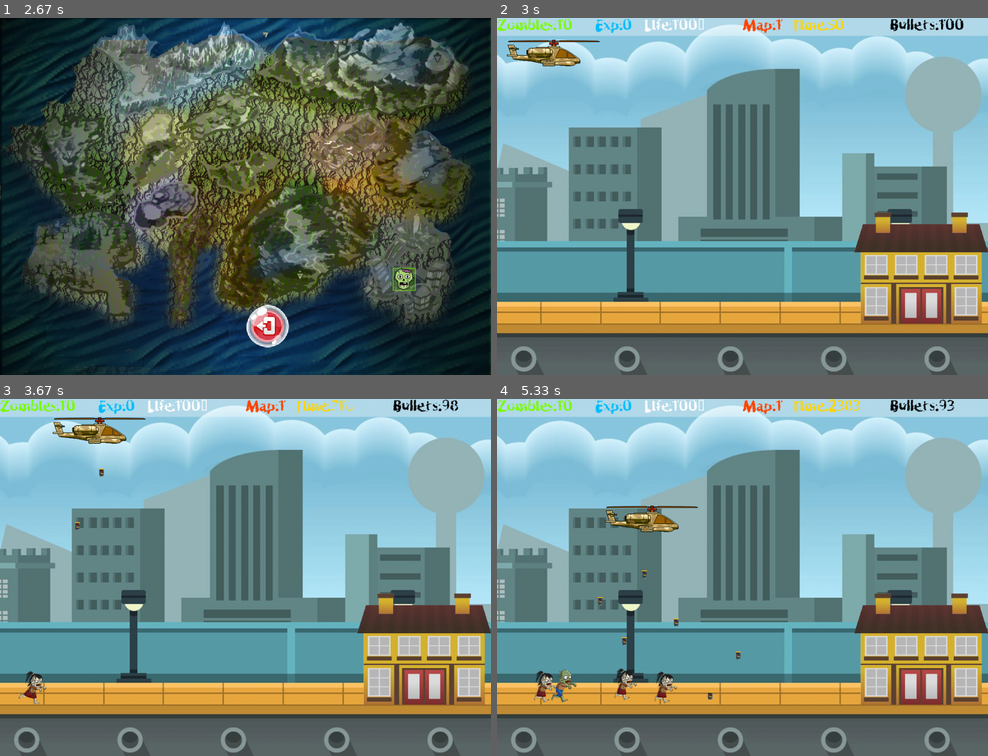
Above: before the commit, frames 1-4 (two rows, left to right).
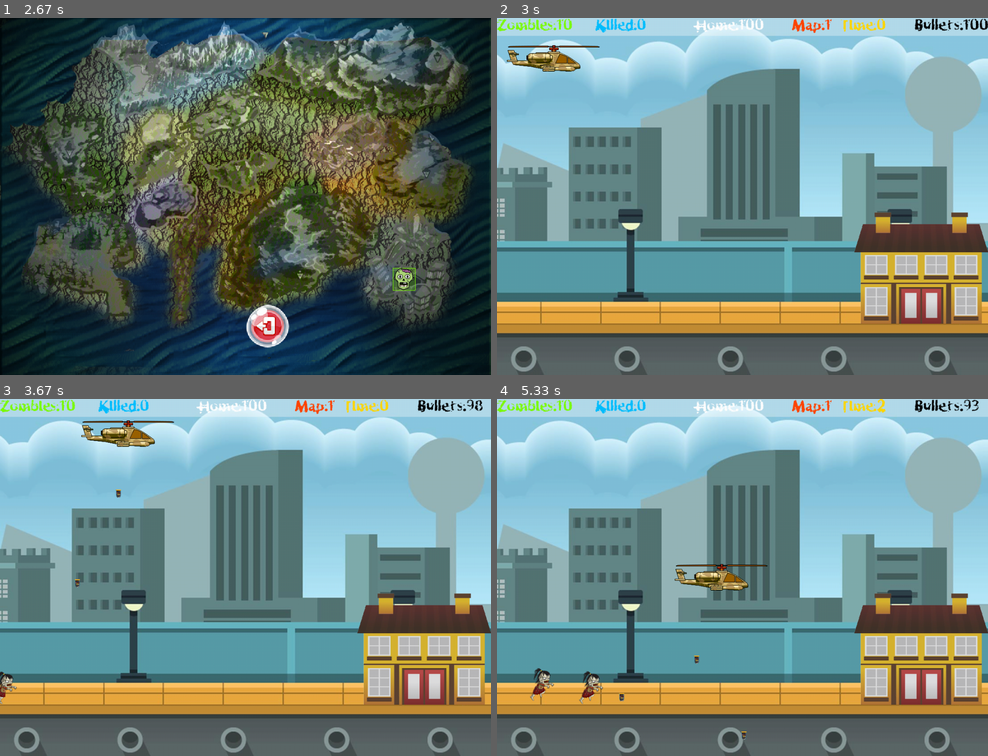
Above: after the commit, the same moments.

Repository: maharba1809/ZombiePan-pygame-src
Game: pygame game, started from main.py
The game is run twice, just before and just after one commit, with the same random seed, the same clock (stepped at 60 frames per second) and the same inputs.
Inputs (mouse positions are in pixels of both pictures, inside the frame that each line leads up to):
- Up to frame 1 (2.67 s): click (117, 325) at 0.38 s; hold Left 0.67-1.2 s; move the mouse to (63, 160) at 0.7 s; click (402, 278) at 1.63 s; hold Left 1.9-2.3 s; move the mouse to (88, 246) at 1.93 s; click (304, 64) at 2.42 s
- Up to frame 2 (3 s): hold Up from 2.67 s (still down); move the mouse to (924, 317) at 2.7 s
- Up to frame 3 (3.67 s): release Up at 3.03 s; tap Space at 3.07, 3.47 s; hold Right from 3.4 s (still down)
- Up to frame 4 (5.33 s): tap Space at 3.77, 4.13, 4.53, 4.83, 5.03 s; release Right at 4.03 s; hold Down 4.07-4.43 s; hold Left 4.47-4.93 s; hold Right from 4.97 s (still down)

Frame 1 is identical in both runs. In frame 2, 2.4% of the frame differs, in the area x 2-100%, y 0-15%; in frame 3, 2.9%; in frame 4, 4.0%, in the area x 6-99%, y 0-96%.

Commit message:
helicopter interaction

Diff:
--- a/play.py
+++ b/play.py
@@ -2,13 +2,13 @@
 import sprites as sp
 import defaults as df
 import pygame
-import re
+# import re
 import time
 import generic as gen
 import var
 import device
 import final
-import random
+# import random
 import pause
 import imp
 import datetime
@@ -24,17 +24,24 @@
         device.audio.play_music()
         self.zombie_txt_pos = (0,0)
         self.exp_txt_pos = (df.display_width*0.2, 0)
-        self.life_txt_pos = (df.display_width*0.3, 0)
-        self.map_txt_pos = (df.display_width*0.5, 0)
-        self.time_txt_pos = (df.display_width*0.6, 0)
-        self.bullet_txt_pos = (df.display_width*0.8, 0)
-        self.display_text_pos = (df.display_width * 0.5 - 100, df.display_height * 0.5 + 50)
+        self.life_txt_pos = (df.display_width*0.4, 0)
+        self.map_txt_pos = (df.display_width*0.6, 0)
+        self.time_txt_pos = (df.display_width*0.7, 0)
+        self.bullet_txt_pos = (df.display_width*0.85, 0)
+        self.display_text_pos_home = (df.display_width * 0.2, df.display_height * 0.5 + 50)
+        self.display_text_pos = (df.display_width * 0.1 , df.display_height * 0.4 + 50)
+        self.display_text_pos_hel = (df.display_width * 0.2, df.display_height * 0.7 + 50)
 
         self.font1 = txg.TextGame()
         self.font1.font_size = 30
         self.font1.color = df.violet
         self.font1.set_font()
 
+        self.font2 = txg.TextGame()
+        self.font2.font_size = 60
+        self.font2.color = df.red
+        self.font2.set_font()
+
     def run(self):
         imp.reload(sp)
         imp.reload(final)
@@ -53,7 +60,8 @@
         horde = zmb.Horde()
         horde.map_gap = self.map.gap
         horde.limit = self.map.total
-        horde.update()
+        horde.born()
+
         device.stats.total = self.map.total
 
         hel = sp.Asprite()
@@ -71,6 +79,7 @@
         home.load_images()
         home.gap = self.map.gap
         home.set_position()
+        dt = 0
 
         while not self.stopEngine:
             time_start = pygame.time.get_ticks()
@@ -117,32 +126,51 @@
             self.draw_sprite2(background)
 
             # self.draw_sprite2(hel)
-            hel.animate()  # callls animation defs
+            hel.animate(dt)  # callls animation defs
             # print('helicopter animate time:', pygame.time.get_ticks() - time_start)
             home.animate() #call home animation
-            weapon.moveBullets()
+            weapon.moveBullets(dt)
             # print('move bullets time:', pygame.time.get_ticks() - time_start)
 
-            horde.enemy_control(total_time)
-            # print( home.rect.collidelist(horde.enemies))
-            # print('rengine')
-
             for enemy in horde.enemies:
-
                 if enemy.dead:
                     horde.enemies.remove(enemy)
                     continue
 
-                enemy.animate()
+                enemy.animate(dt)
 
                 if enemy.rect.colliderect(home.rect):
                     enemy.preattack = True
                     enemy.running = False
                         # enemy.rect.x -=5
-                    if device.stats.life <= 0:
-                        break
-                    if device.audio.sound_enabled:
-                        device.audio.sound_glass_break.play()
+                    # if device.stats.life <= 0:
+                    #     break
+
+                    if enemy.endHit:
+                        home.decrease_life(enemy.damage_rate)
+                        enemy.endHit = False
+
+                        if home.life <= 0:
+                            device.stats.dead_player = True
+                            break
+
+                        if device.audio.sound_enabled:
+                            device.audio.sound_attack.play()
+
+                if enemy.rect.colliderect(hel.rect):
+                    enemy.preattack = True
+                    enemy.running = False
+                    # enemy.rect.x -=5
+                    if enemy.endHit:
+                        hel.decrease_life(enemy.damage_rate)
+                        enemy.endHit = False
+
+                        if hel.life<=0:
+                            device.stats.dead_player = True
+                            break
+
+                        if device.audio.sound_enabled:
+                            device.audio.sound_attack.play()
 
                 # Collision detection
                 if len(weapon.magazine)>0:
@@ -161,17 +189,24 @@
 
                                 weapon.magazine.remove(bullet)
             # print('Horde check time:',pygame.time.get_ticks() - time_start)
+
             if device.stats.end_level():
+
                 self.stopEngine = True
                 # self.draw_selected((0, df.display_height * 0.5 + 50), (df.display_width, 30), 100, df.white)
-                if device.stats.damage !=0:
-                    display_text = 'Damage:' + str(int(device.stats.damage))+ '% :('
-
-                else:
-                    display_text = 'Perfect!:)'
-                self.message_display(display_text, self.display_text_pos)
-
-                if device.stats.life > 0:
+
+                if home.life > 0 and hel.life > 0:
+                    if home.life == 100 and hel.life == 100:
+                        display_text = 'Perfect!:)'
+                        self.message_display2(display_text, self.display_text_pos)
+                    else:
+                        display_text = 'Home / House/ Casa:' + str(int(home.life))
+                        self.message_display2(display_text, self.display_text_pos_home)
+
+                        display_text = 'Vehicle/ Hub / Hel:' + str(int(hel.life))
+                        self.message_display2(display_text, self.display_text_pos_hel)
+
+
                     self.draw_sprite2(info_winer)
                     if device.audio.sound_enabled: device.audio.sound_winer.play()
 
@@ -188,32 +223,43 @@
 
                 else:
                     self.draw_sprite2(info_loser)
+
+                    display_text = 'Try Again! / versuchen / Perdiste:'
+                    self.message_display(display_text, self.display_text_pos)
+
                     if device.audio.sound_enabled: device.audio.sound_loser.play()
                     pygame.display.update()
                     time.sleep(3)
                     device.stats.winner = False
                 #check point
             # print('control time:', pygame.time.get_ticks() - time_start)
-            self.sent_msg(weapon, total_time)
+            self.sent_msg(weapon, total_time, home.life)
             pygame.display.update()
             # print('1',pygame.time.get_ticks() - time_start)
-            dt = pygame.time.get_ticks() - time_start
+
             # print('end loop',total_time, dt, time_start, pygame.time.get_ticks())
             # print('loop time:', pygame.time.get_ticks() - time_start)
             total_time += dt
-
-    def sent_msg(self, weapon,total_time):
+            if total_time > 1000000: total_time = 0
+
+            dt = pygame.time.get_ticks() - time_start
+
+    def sent_msg(self, weapon,total_time, home_life):
         self.draw_selected((0, 0), (df.display_width, 40), 90, df.white)
         self.font1.color = df.green
         self.message_display('Zombies:' + str(device.stats.total - device.stats.killed),  self.zombie_txt_pos)
         self.font1.color = df.blue
-        self.message_display('Exp:' + str(int(device.stats.experience)), self.exp_txt_pos)
+        self.message_display('Killed:' + str(int(device.stats.experience)), self.exp_txt_pos)
         self.font1.color = df.white
-        self.message_display('Life:' + str(int(device.stats.life)) + "%", self.life_txt_pos)
+        self.message_display('Home:' + str(int(home_life)), self.life_txt_pos)
         self.font1.color = df.orange
         self.message_display('Map:' + str(device.stats.level),self.map_txt_pos)
         self.font1.color = df.gold
-        self.message_display('Time:' + str(round(total_time, 1)), self.time_txt_pos)
+        self.message_display('Time:' + str(int(total_time/1000)), self.time_txt_pos)
         self.font1.color = df.black
         self.message_display('Bullets:' + str(weapon.bullet_available), self.bullet_txt_pos)
         self.font1.color = df.red
+
+    def message_display2(self, text, center):
+        self.font2.center = center
+        self.font2.display_text(text)
--- a/sprites.py
+++ b/sprites.py
@@ -155,7 +155,7 @@
         self.y = hel.rect.y + hel.rect.h * 0.9
         self.uinert = hel.u*0.85
 
-    def moveBullets(self):
+    def moveBullets(self, dt):
         # print(len(self.magazine))
         if len(self.magazine)>0:
             # print(self.magazine)
@@ -164,8 +164,8 @@
                 if bullet.loop_index > bullet.fps:
                     # print(bullet.rect.x, bullet.u)
                     # bullet.u = self.uinert
-                    bullet.rect.x += bullet.u
-                    bullet.rect.y += bullet.v
+                    bullet.rect.x += bullet.u * dt/10
+                    bullet.rect.y += bullet.v * dt/10
                     bullet.loop_index = 0
                 else:
                     bullet.loop_index += 1
@@ -213,6 +213,7 @@
         self.sound = device.audio.sound_hel
         self.loop_index = 0
         self.fps = 5
+        self.life = 100
 
 
     def load_images(self):
@@ -226,7 +227,7 @@
                 self.imagesDead.append(pygame.transform.scale(images, self.fileSizeDead))
 
 
-    def animate(self):
+    def animate(self, dt):
 
         if self.alive:  # lived animation - Run
             if self.loop_index > self.fps:
@@ -262,10 +263,10 @@
                 else:
                     self.loop_index += 1
 
-        self.move()
+        self.move(dt)
         self.draw()
 
-    def move(self):
+    def move(self, dt):
         # print(self.u)
         if self.rect.x + self.rect.w >= df.display_width:
             if self.u > 0:
@@ -290,11 +291,16 @@
                 self.v = -self.v
                 if device.audio.sound_enabled: self.sound.play()
 
-        self.rect.x += self.u
-        self.rect.y += self.v
+        self.rect.x += self.u * dt/10
+        self.rect.y += self.v * dt/10
 
     def draw(self):
         var.gameDisplay.blit(self.image, (self.rect.x, self.rect.y))
+
+
+    def decrease_life(self,damage_rate):
+        print('under attack!')
+        self.life -= damage_rate
 
 class House (Asprite):
     def __init__(self):
@@ -320,6 +326,7 @@
         self.y = 0
         self.index = 0
         self.buffer_index = -1
+        self.life = 100
 
     def set_position(self):
         self.rect.x = df.display_width - self.rect.w
@@ -327,31 +334,31 @@
 
     def animate(self):
         if self.alive:
-            if device.stats.life > 90:
+            if self.life > 90:
                 self.index = 0
-            elif device.stats.life > 80:
+            elif self.life > 80:
                 self.index = 1
-            elif device.stats.life > 60:
+            elif self.life > 60:
                 self.index = 2
-            elif device.stats.life > 40:
+            elif self.life > 40:
                 self.index = 3
-            elif device.stats.life > 30:
+            elif self.life > 30:
                 self.index = 4
-            elif device.stats.life > 28:
+            elif self.life > 28:
                 self.index = 5
-            elif device.stats.life > 26:
+            elif self.life > 26:
                 self.index = 6
-            elif device.stats.life > 24:
+            elif self.life > 24:
                 self.index = 7
-            elif device.stats.life > 22:
+            elif self.life > 22:
                 self.index = 8
-            elif device.stats.life > 20:
+            elif self.life > 20:
                 self.index = 9
-            elif device.stats.life > 15:
+            elif self.life > 15:
                 self.index = 10
-            elif device.stats.life > 10:
+            elif self.life > 10:
                 self.index = 11
-            elif device.stats.life > 5:
+            elif self.life > 5:
                 self.index = 12
             else:
                 self.index = 13
@@ -360,7 +367,8 @@
                 self.image = self.imagesRun[self.index]
                 self.buffer_index = self.index
 
-            if device.stats.life <= 0:
+            # if device.stats.life <= 0:
+            if self.life <= 0:
                 self.index = 0
                 self.alive = False
         else:
@@ -368,6 +376,7 @@
             if self.index < len(self.imagesDead):
                 self.image = self.imagesDead[self.index]
                 self.index += 1
-            else:
-                device.stats.dead_player = True
+            # else:
+                # device.stats.dead_player = True
+        # device.stats.life = self.life
         self.draw()
--- a/zombies.py
+++ b/zombies.py
@@ -29,11 +29,11 @@
         self.files_attack = [asset_path + '/' + e for e in file_name]
         self.fileSizeAttack = (52, 77)
 
-        self.hit = False
+        self.startHit = False
         self.attack_delay = 15 #fps
         self.attack_count = 0
         self.damage_rate = 2
-        self.hitting = False
+        self.endHit = False
         self.preattack = False
         self.running = True
         self.index = 0
@@ -43,6 +43,7 @@
         self.loop_index = 0
         self.fps = 2
 
+
     def load_images(self):
         print('\n')
         for item in self.files_run:
@@ -78,7 +79,7 @@
             self.image = self.imagesAttack[0]
             self.attack_count += 1
         else:
-            self.hit = True  # trigger hit
+            self.startHit = True  # trigger hit
             self.attack_count = 0  # return new attack
             self.preattack = False
 
@@ -94,12 +95,12 @@
         else:
             # stops hitting animation
             self.index = 0
-            self.hit = False
+            self.startHit = False
             self.running = True
+            self.endHit = True
             # print('under attacking!')
-            #if device.audio.sound_enabled:
-            device.audio.sound_attack.play()
-            device.stats.add_damage(self.damage_rate)
+            if device.audio.sound_enabled: device.audio.sound_attack.play()
+            # device.stats.add_damage(self.damage_rate)
 
 
         if self.rect.w != self.fileSizeAttack[0]: self.rect.w = self.fileSizeAttack[0]
@@ -135,7 +136,7 @@
         if self.rect.w != self.fileSizeDead[0]: self.rect.w = self.fileSizeDead[0]
         if self.rect.h != self.fileSizeDead[0]: self.rect.h = self.fileSizeDead[1]
 
-    def animate(self):
+    def animate(self, dt):
         if self.alive:  # lived animation - Run
 
             if self.running:
@@ -145,7 +146,7 @@
                 else:
                     self.loop_index += 1
 
-                self.move()
+                self.move(dt)
 
             if self.preattack:
                 if self.loop_index > self.fps:
@@ -154,7 +155,7 @@
                 else:
                     self.loop_index += 1
 
-            if self.hit:
+            if self.startHit:
                 #if self.loop_index > self.fps:
                     self.animate_hit()
                     #self.loop_index = 0
@@ -170,7 +171,7 @@
 
         var.gameDisplay.blit(self.image, (self.rect.x, self.rect.y))
 
-    def move(self):
+    def move(self,dt):
         # print(self.u)
         if self.rect.x + self.rect.w >= df.display_width:
             if self.u > 0:
@@ -178,13 +179,14 @@
                 self.u = -self.u
                 if device.audio.sound_enabled: device.audio.sound_bullet.play()
 
-        if self.rect.x < 0:
-            if self.u < 0:
-                self.rect.x -= self.u
-                self.u = -self.u
-                if device.audio.sound_enabled: device.audio.sound_bullet.play()
-        self.rect.x += self.u
-        self.rect.y += self.v
+        # if self.rect.x < 0:
+        #     if self.u < 0:
+        #         self.rect.x -= self.u
+        #         self.u = -self.u
+        #         if device.audio.sound_enabled: device.audio.sound_bullet.play()
+        self.rect.x += self.u * dt / 10
+        self.rect.y += self.v * dt / 10
+        # print(self.rect.x)
 
     def descrease_life(self):
         self.life -= self.dead_rate
@@ -262,41 +264,32 @@
         self.time_to_born = []
         self.umax = 2
 
-    def new_enemy(self):
-        if self.count < self.limit:
+    def born(self):
+
+        dx = -df.display_width / self.limit
+        x = int(dx)
+        # print(self.limit)
+        for item in range(0, self.limit):
             random_enemy = int(random.random()*1000)
             if random_enemy % 2 == 0:
                 enemy = MariaEnemy()
-                enemy.u = 2.5
+                enemy.u = 1
             elif random_enemy % 3 == 0:
                 enemy = ChildEnemy()
                 enemy.u = 2
             elif random_enemy % 5 == 0:
                 enemy = PirateEnemy()
-                enemy.u = 2.5
+                enemy.u = 1.5
             else:
                 enemy = Enemy()
-                enemy.u = 2
-
-            self.count += 1
+                enemy.u = 0.8
+
+
             enemy.load_images()
             # print(enemy.rect.h)
             enemy.rect.y = df.display_height - self.map_gap - enemy.rect.h - 10*random.random()
-            # enemy.rect.y =  df.display_height - self.map_gap - 77*random.random()
-
-            # enemy.u = 3*(1+random.random())
-            # print(enemy.u)
+            enemy.rect.x = x
+            x += dx
+            # print(item)
 
             self.enemies.append(enemy)
-
-    def enemy_control(self,t0):
-        if self.time_to_born:
-            if t0 >= self.time_to_born[0]:
-                print('new enemy', t0)
-                self.new_enemy()
-                del self.time_to_born[0]
-
-    def update(self):
-        for i in range(1,self.limit+1):
-            self.time_to_born.append(i*500)
-        # print('ttb:',self.time_to_born)
